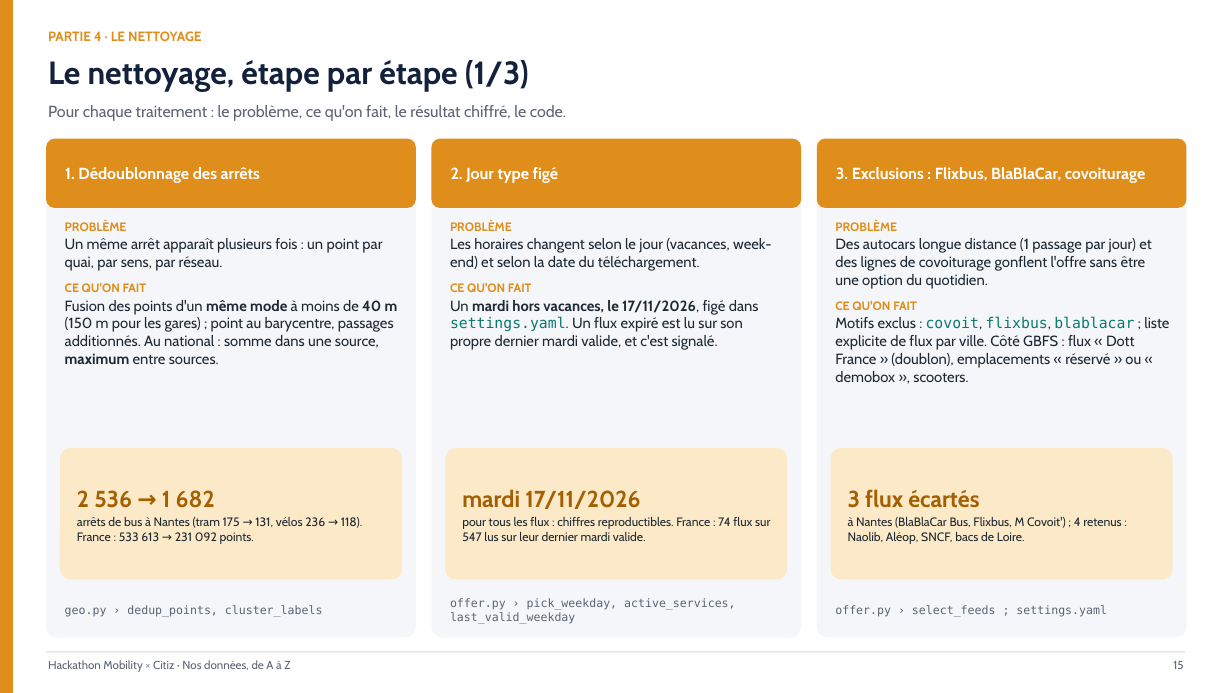
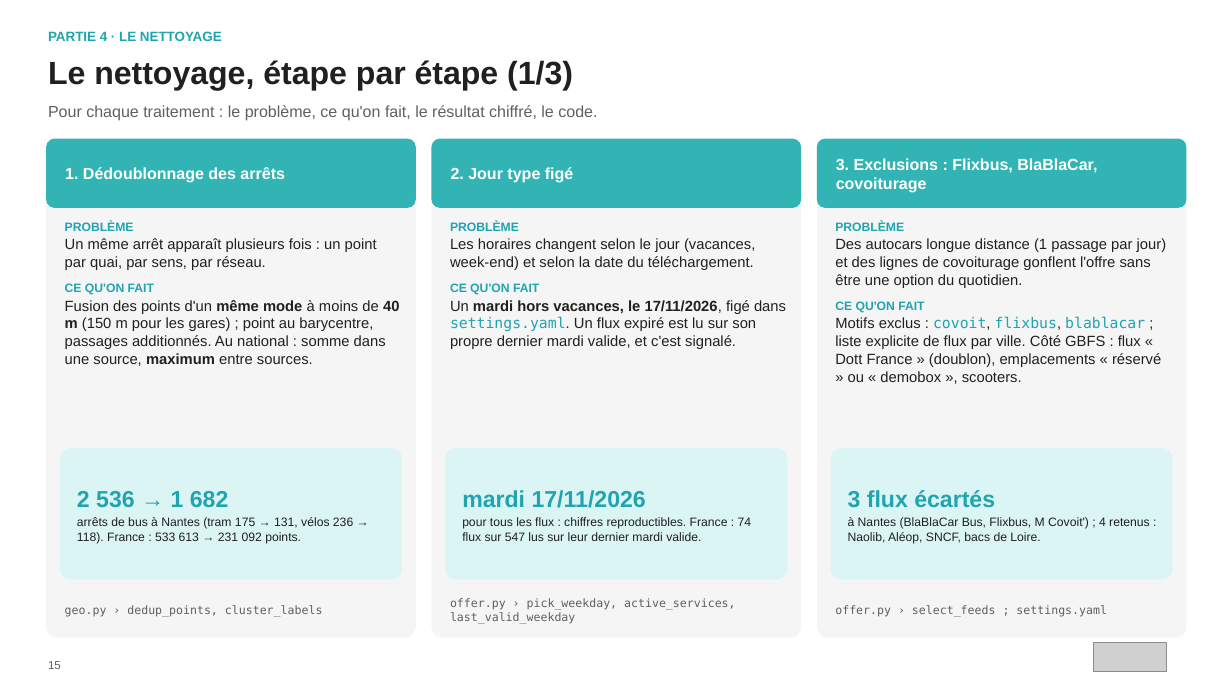
Before and after one commit to hillzeealex/hackathon-mobility-citiz, a slide deck: slide 15 of slides/DONNEES_ET_AUTOMATISATION.pptx. Drawn at 1232x693 pixels with LibreOffice and Linux fonts; fonts in the diff are those of the drawing; grey boxes stand for pictures. Boxes give left, top, right and bottom in pixels: in the first picture for what was removed or moved away, otherwise in the second. Text is boxed around its words. In the diff, an @@ line names an element or a change of style, - is before the commit and + after.

Commit message:
Slides : chiffres officiels de Fabric, sans délinquance ; deck données aux couleurs de Citiz (#38)

```diff
--- a/slides/DONNEES_ET_AUTOMATISATION.pptx
+++ b/slides/DONNEES_ET_AUTOMATISATION.pptx
@@ rectangle removed at [0, 0, 13, 693] @@
@@ text "PARTIE 4 · LE NETTOYAGE" at [48, 31, 222, 41]: font Cabin to Arial, text colour #E08E1B to #20A4B0 @@
@@ text "Le nettoyage, étape par étape ..." at [48, 60, 573, 91]: font Cabin to Arial, text colour #14213D to #202020 @@
@@ text "Pour chaque traitement : le ..." at [48, 105, 597, 121]: font Cabin to Arial, text colour #5B6573 to #616060 @@
@@ font Cabin to Arial; fill #E08E1B to #32B4B5 in 3 elements at [46, 139, 416, 208], [432, 139, 801, 208], [817, 139, 1187, 208] @@
@@ fill #F4F6F9 to #F5F5F5 in 3 elements at [46, 139, 416, 638], [432, 139, 801, 638], [817, 139, 1187, 638] @@
@@ text "PROBLÈME" at [65, 221, 399, 366]: font Cabin to Arial, text colour #1F2933 to #202020; text colour #E08E1B to #20A4B0 in "PROBLÈME", "CE QU'ON FAIT" @@
@@ text "PROBLÈME" at [450, 221, 786, 349]: font Cabin to Arial; text colour #E08E1B to #20A4B0 in "PROBLÈME", "CE QU'ON FAIT"; text colour #1F2933 to #202020 in "Les horaires changent selon le jour (vacances, ...", "Un mardi hors vacances, le 17/11/2026, figé ..."; text colour #0B7A6E to #20A4B0 in "settings.yaml." @@
@@ text "PROBLÈME" at [835, 221, 1167, 382]: font Cabin to Arial; text colour #E08E1B to #20A4B0 in "PROBLÈME", "CE QU'ON FAIT"; text colour #1F2933 to #202020 in "Des autocars longue distance (1 passage par ...", "Motifs exclus : covoit, flixbus, ; liste ..."; text colour #0B7A6E to #20A4B0 in "covoit, flixbus, blablacar" @@
@@ rounded rectangle "2 536 → 1 682" at [60, 448, 402, 579]: font Cabin to Arial; text colour #A35F00 to #20A4B0 in "2 536 → 1 682"; text colour #1F2933 to #202020 in "arrêts de bus à Nantes (tram 175 ..."; fill #FCE9C8 to #DBF4F4 @@
@@ rounded rectangle "mardi 17/11/2026" at [445, 448, 787, 579]: font Cabin to Arial; text colour #A35F00 to #20A4B0 in "mardi 17/11/2026"; text colour #1F2933 to #202020 in "pour tous les flux : chiffres reproductibles. ..."; fill #FCE9C8 to #DBF4F4 @@
@@ rounded rectangle "3 flux écartés" at [831, 448, 1173, 579]: font Cabin to Arial; text colour #A35F00 to #20A4B0 in "3 flux écartés"; text colour #1F2933 to #202020 in "à Nantes (BlaBlaCar Bus, Flixbus, M Covoit') ..."; fill #FCE9C8 to #DBF4F4 @@
@@ text colour #5B6573 to #616060 in 3 elements at [65, 605, 323, 617], [450, 598, 735, 624], [835, 605, 1107, 617] @@
@@ text "15": place and size @@
-text "15" at [1173, 661, 1183, 669]
+text "15" at [48, 661, 61, 669]
@@ text "15" at [48, 661, 61, 669]: font Cabin to Arial, text colour #5B6573 to #616060; alignment right to left @@
@@ rectangle removed at [46, 652, 1186, 653] @@
@@ picture added at [1093, 642, 1166, 672] @@
@@ text removed at [48, 660, 290, 672] @@
-Hackathon Mobility × Citiz · Nos données, de A à Z
```
Also in this commit, not shown: 29 other slides changed, 1 other file.
